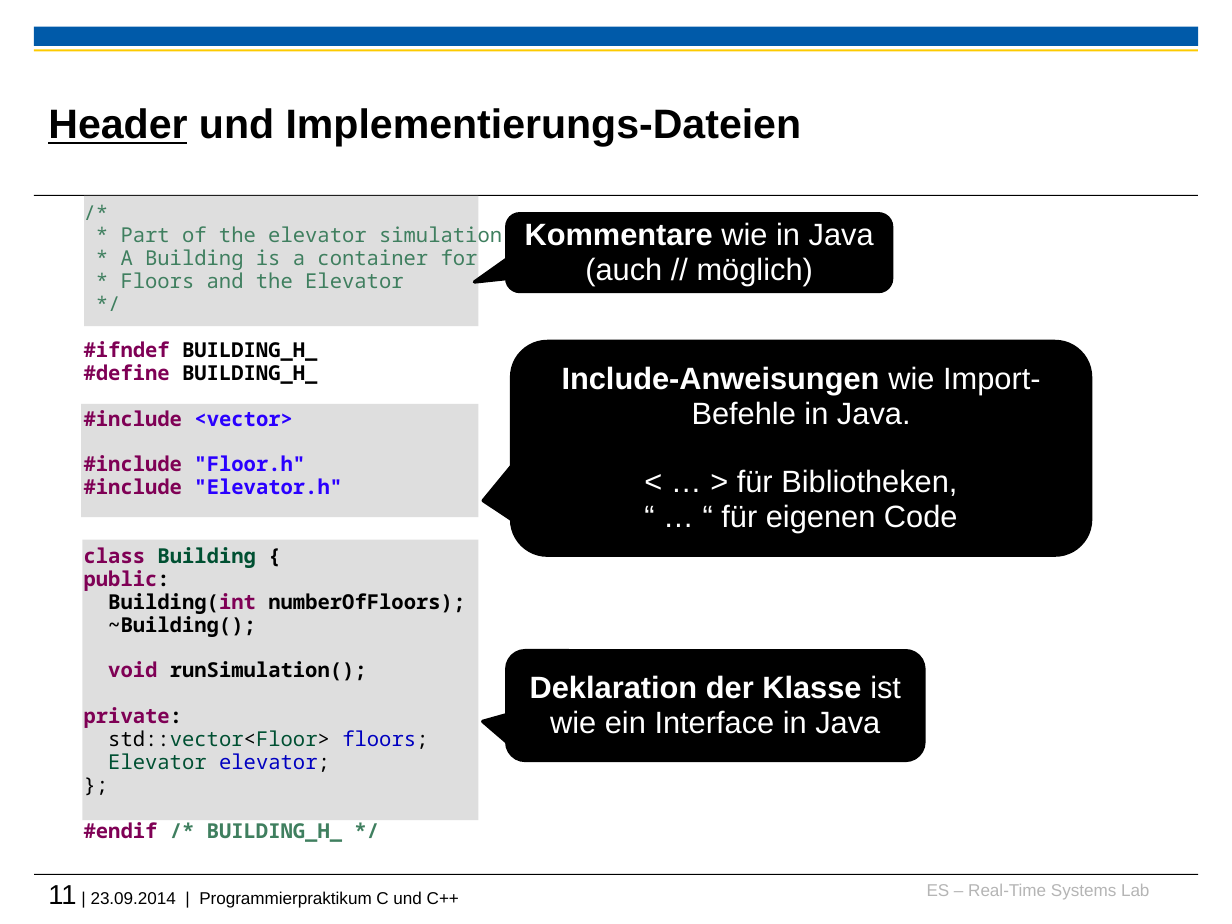
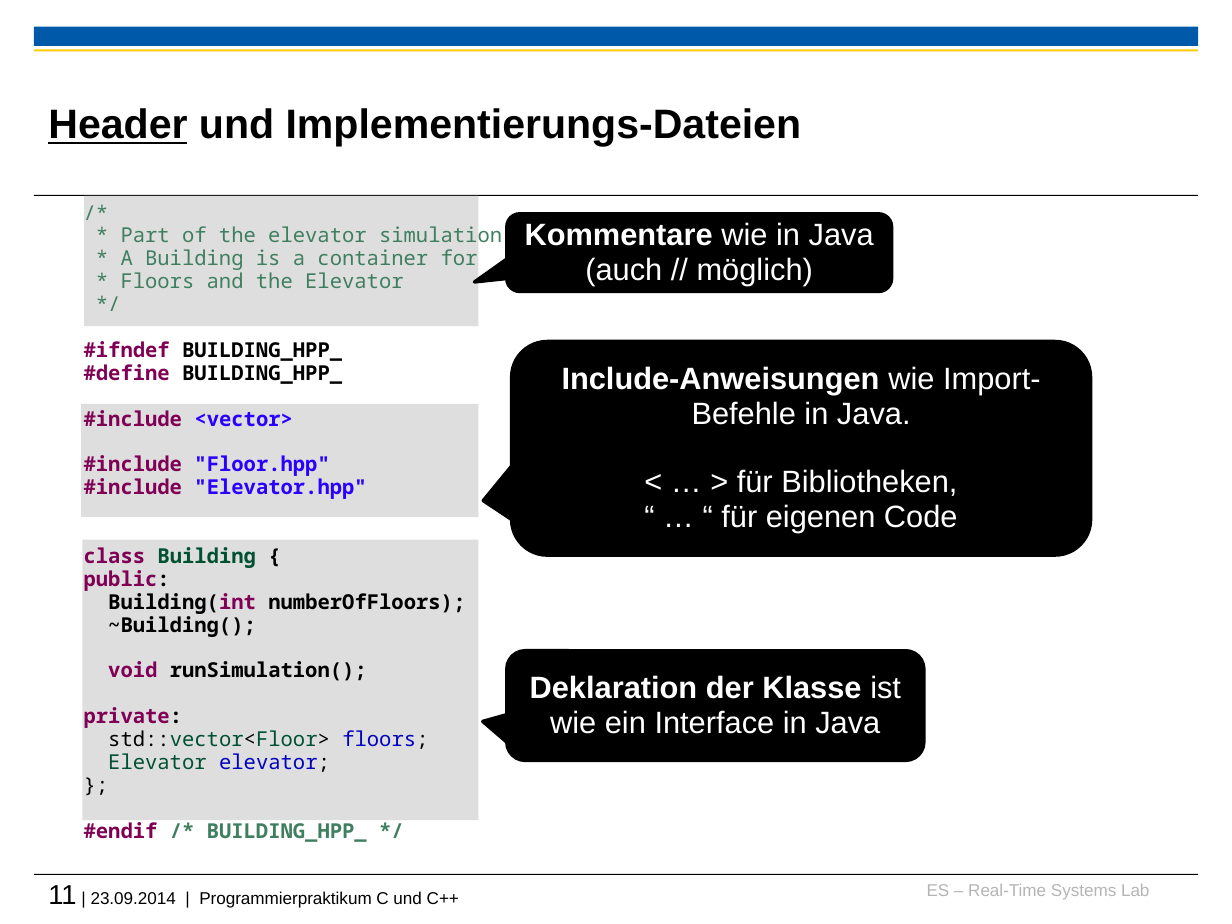
Before and after one commit to h82k/tud-cppp, a slide deck: slide 11 of Vorlesung/1 Einführung.pptx. Drawn at 1232x924 pixels with LibreOffice and Linux fonts; fonts in the diff are those of the drawing; background and template pictures are left out. Boxes give left, top, right and bottom in pixels: in the first picture for what was removed or moved away, otherwise in the second. Text is boxed around its words. In the diff, an @@ line names an element or a change of style, - is before the commit and + after.

```diff
--- a/Vorlesung/1 Einführung.pptx
+++ b/Vorlesung/1 Einführung.pptx
@@ text at (x1=84, y1=341, x2=342, y2=384): text changed @@
-#ifndef BUILDING_H_
-#define BUILDING_H_
+#ifndef BUILDING_HPP_
+#define BUILDING_HPP_
@@ text at (x1=84, y1=455, x2=366, y2=499): text changed @@
-#include "Floor.h"
-#include "Elevator.h"
+#include "Floor.hpp"
+#include "Elevator.hpp"
@@ text at (x1=84, y1=822, x2=367, y2=842): text changed @@
-#endif /* BUILDING_H_ */
+#endif /* BUILDING_HPP_ */
```
Also in this commit, not shown: 4 other slides changed, 5 other files.
